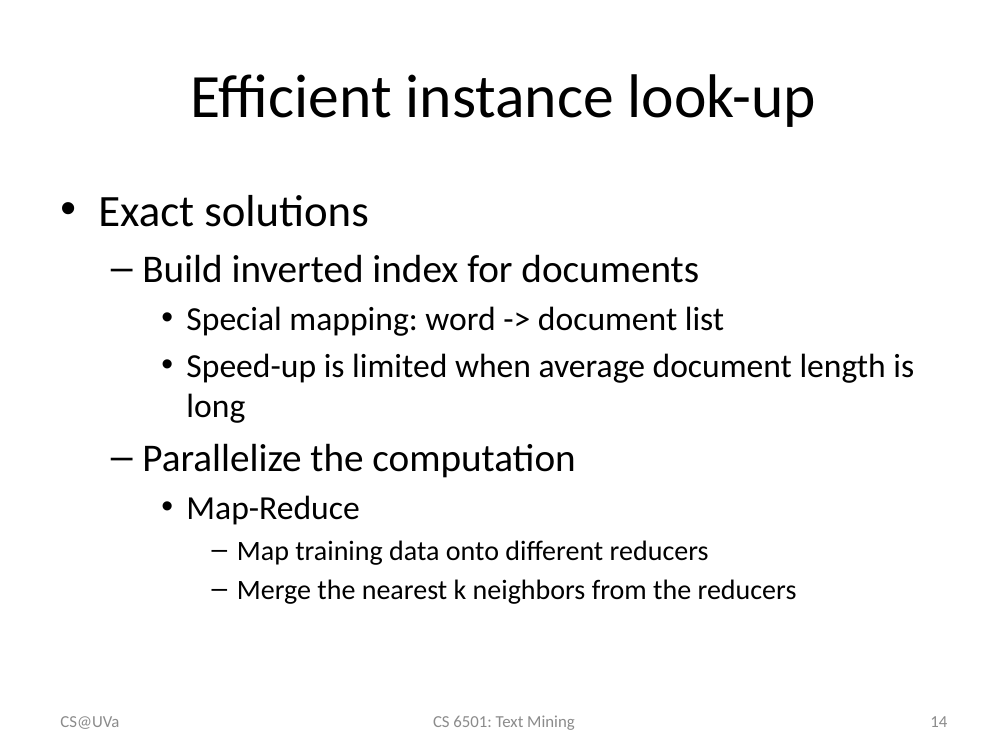
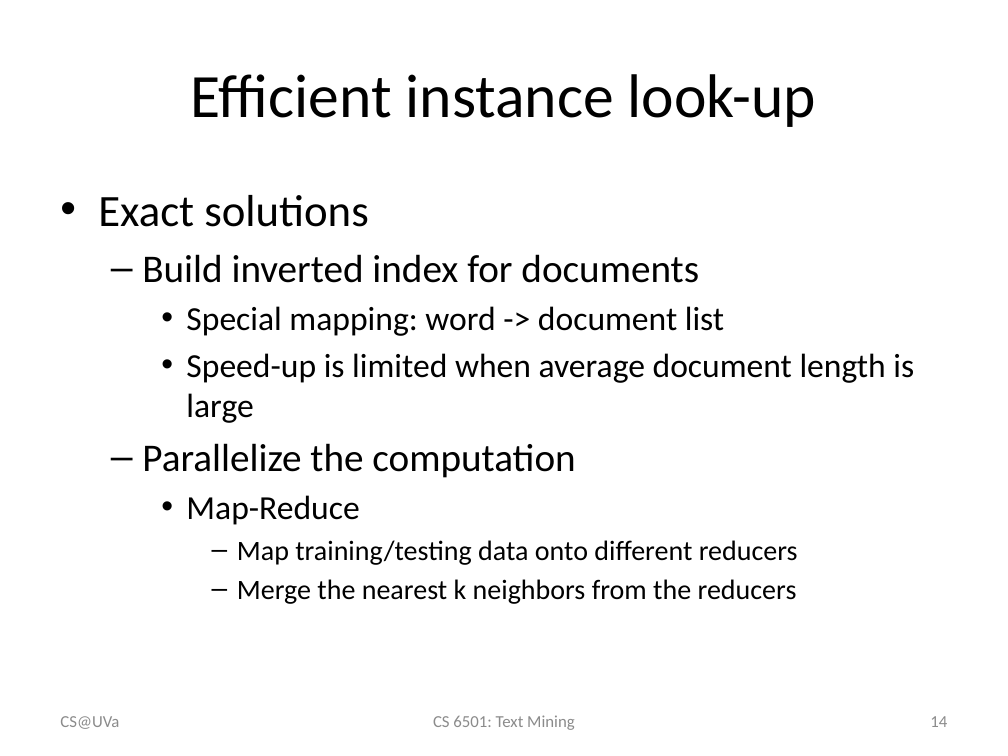
Before and after one commit to wang296/CS6501-Text-Mining, a slide deck: slide 14 of docs/kNN & Naïve Bayes.pptx. Drawn at 1008x756 pixels with LibreOffice and Linux fonts; fonts in the diff are those of the drawing. Boxes give left, top, right and bottom in pixels: in the first picture for what was removed or moved away, otherwise in the second. Text is boxed around its words. In the diff, an @@ line names an element or a change of style, - is before the commit and + after.

```diff
--- a/docs/kNN & Naïve Bayes.pptx
+++ b/docs/kNN & Naïve Bayes.pptx
@@ text at bbox=[186, 353, 914, 423]: text changed @@
-    • Speed-up is limited when average document length is long
+    • Speed-up is limited when average document length is large
@@ text at bbox=[237, 540, 798, 565]: text changed @@
-      – Map training data onto different reducers
+      – Map training/testing data onto different reducers
```
Also in this commit, not shown: 4 other slides changed, 13 slides added, 6 other files.
